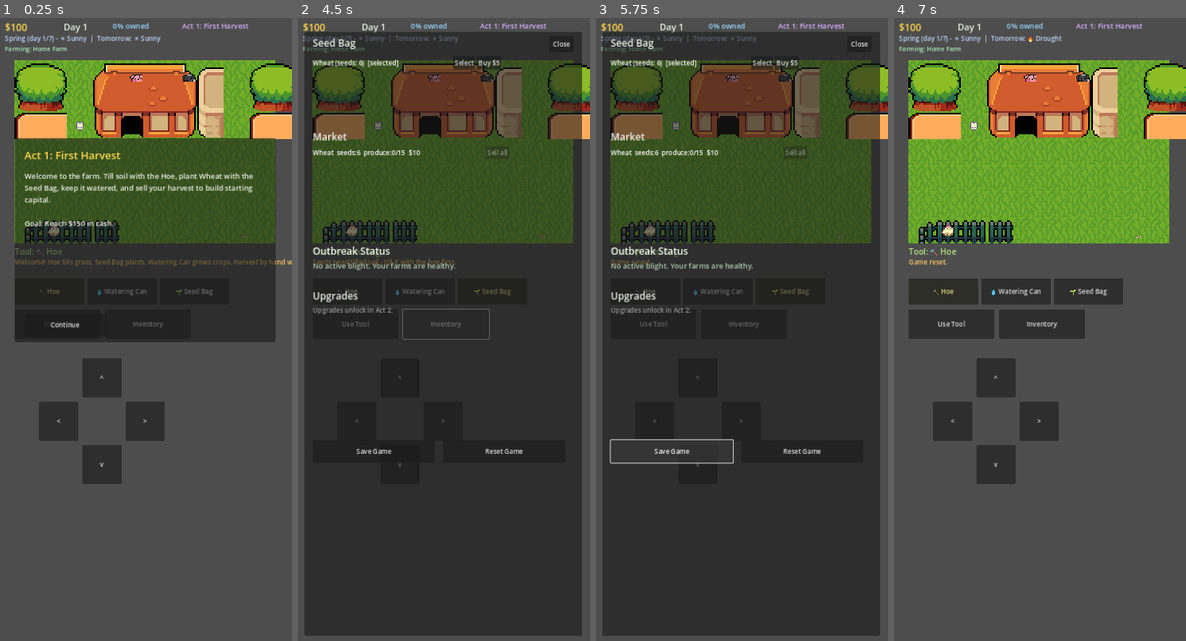
Above: before the commit, frames 1-4 (left to right).
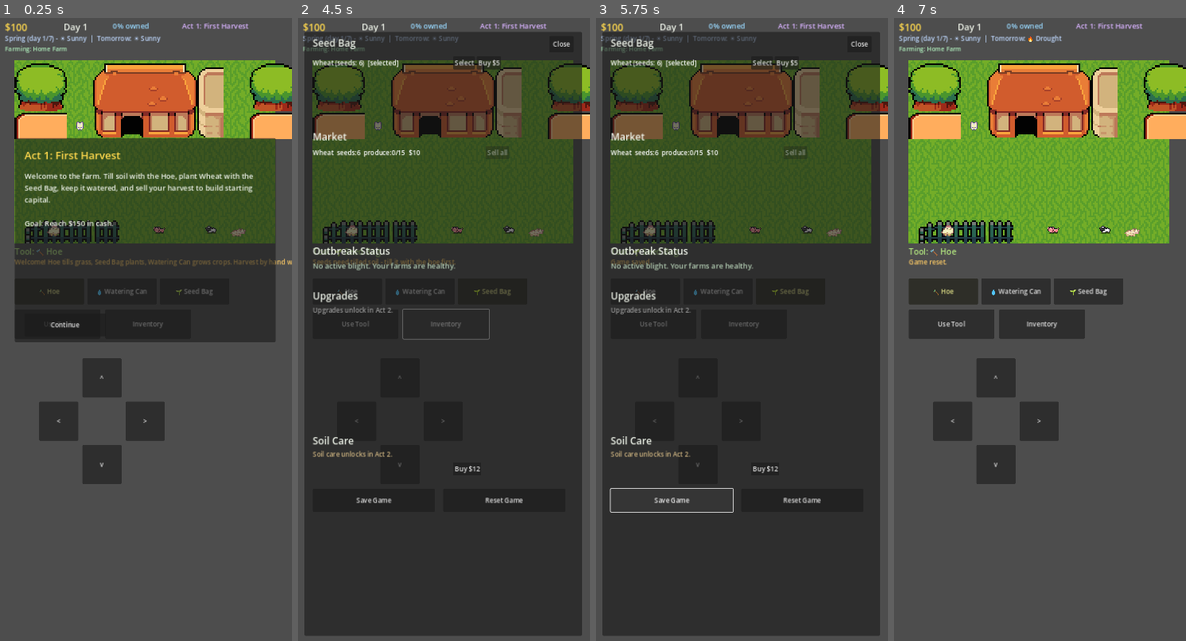
Above: after the commit, the same moments.

Repository: JLA92-bit/JLAProjects
Game: Godot game, scene res://scenes/Main.tscn
Same seed, same stepped clock (60 frames per second), same inputs: the game is played once before the commit and once after it.
Inputs:
- Up to frame 1 (0.25 s): no input
- Up to frame 2 (4.5 s): click "Continue" at 0.5 s; click "🔨 Hoe" at 1.25 s; click "💧 Watering Can" at 2 s; click "🌱 Seed Bag" at 2.75 s; click "Use Tool" at 3.5 s; click "Inventory" at 4.25 s
- Up to frame 3 (5.75 s): click "Save Game" at 5 s
- Up to frame 4 (7 s): click "Reset Game" at 5.75 s; click "Continue" at 6.5 s

The runs differ from the first frame. In frame 1, 0.2% of the frame differs, in the area x 44-85%, y 8-36%; in frame 2, 0.8%; in frame 3, 1.1%, in the area x 4-85%, y 8-80%; in frame 4, 0.2%.

Commit message:
Add early-game soil quality/fertilizer system; fix broken animal sprites
Farming depth (early-game tier of the crops/soil/weather audit):
 - Every tile now tracks a soil_quality score (0-100). Harvesting
   degrades it - more if the same crop is replanted, less if rotated
   to a different one - creating a real reason to rotate instead of
   always replanting the most profitable crop. Leaving a tile fallow
   (tilled under, not replanted) slowly regenerates it.
 - Soil quality gates the existing well-tended 2x yield bonus (needs
   Fertile, 70%+) and, once Exhausted (under 40%), risks losing the
   harvest outright - a visible, escalating cost of neglect rather
   than a hidden number.
 - New Fertilizer tool/consumable (Act 2+, alongside Cure Spray)
   restores soil quality directly; a Soil Care panel shows average
   quality and fertilizer stock.
 Disease/pest and crop processing are intentionally deferred - blight
 already covers the disease/pest role, and processing is a bigger
 mid/late-game feature to design separately.

Also fixes genuinely broken decorative sprites found while auditing
assets, not new art:
 - Pig/Sheep sheets are actually a 2x2 grid of 32x32 frames; the code
   used 16x16, cutting each animal into a quarter-sprite (confirmed by
   scanning each sheet's alpha channel for real frame boundaries).
 - The Cow sheet is a 3x2 grid of 32x32 frames; the code used a
   guessed, non-integer 19x16 frame size that doesn't divide the sheet
   evenly, sampling the wrong pixels entirely.
 - Pig and Sheep were also positioned directly on top of the house
   model; moved to the open bottom row with the other animals.

Diff:
--- a/godot/scripts/Main.gd
+++ b/godot/scripts/Main.gd
@@ -71,10 +71,27 @@
 	"water": {"name": "Watering Can", "emoji": "💧"},
 	"seed": {"name": "Seed Bag", "emoji": "🌱"},
 	"cure": {"name": "Cure Spray", "emoji": "🧪"},
+	"fertilize": {"name": "Fertilizer", "emoji": "🪴"},
 }
-const TOOL_KEYS := ["hoe", "water", "seed", "cure"]
+const TOOL_KEYS := ["hoe", "water", "seed", "cure", "fertilize"]
 const WILT_DAYS := 3
 const CURE_COST := 15
+
+# ---------- Soil (early-game depth: a single quality score per tile) ----------
+# Planting the same crop repeatedly depletes soil faster than rotating
+# crops; fertilizer restores it directly; leaving a tile fallow (untilled
+# grass) slowly recovers it on its own. Soil quality gates the existing
+# well-tended yield bonus and, when badly exhausted, risks losing the
+# harvest outright - a real reason to rotate crops or invest in fertilizer
+# instead of just replanting the same profitable crop forever.
+const SOIL_DEGRADE_SAME_CROP := 15.0
+const SOIL_DEGRADE_ROTATED := 5.0
+const SOIL_FALLOW_REGEN := 1.0
+const SOIL_FERTILIZE_BOOST := 30.0
+const SOIL_DEPLETED_THRESHOLD := 70.0
+const SOIL_EXHAUSTED_THRESHOLD := 40.0
+const SOIL_EXHAUSTED_FAIL_CHANCE := 0.3
+const FERTILIZER_COST := 12
 
 const TERRAINS := ["grass", "farmland", "beach", "cliff", "water"]
 const CONTINENTS := [
@@ -108,7 +125,7 @@
 	{
 		"title": "Act 2: The Outbreak Begins",
 		"intro": "A mysterious blight has appeared on the farm! The Cure Spray is now in your toolkit. The world map has opened - stake your first claim in Verdant Plains.",
-		"tools": ["hoe", "water", "seed", "cure"],
+		"tools": ["hoe", "water", "seed", "cure", "fertilize"],
 		"crops": ["wheat", "corn"],
 		"continents": ["Verdant Plains"],
 		"blight": true,
@@ -117,7 +134,7 @@
 	{
 		"title": "Act 3: Expanding Empire",
 		"intro": "Your empire is spreading. Tomatoes fetch a fine price, and three more continents are open for the taking.",
-		"tools": ["hoe", "water", "seed", "cure"],
+		"tools": ["hoe", "water", "seed", "cure", "fertilize"],
 		"crops": ["wheat", "corn", "tomato"],
 		"continents": ["Verdant Plains", "Sunspire Coast", "Ironcrest Highlands", "Blueriver Delta"],
 		"blight": true,
@@ -126,7 +143,7 @@
 	{
 		"title": "Act 4: World Domination",
 		"intro": "Every continent is in play. Finish what you started.",
-		"tools": ["hoe", "water", "seed", "cure"],
+		"tools": ["hoe", "water", "seed", "cure", "fertilize"],
 		"crops": ["wheat", "corn", "tomato"],
 		"continents": ["Verdant Plains", "Sunspire Coast", "Ironcrest Highlands", "Blueriver Delta"],
 		"blight": true,
@@ -139,6 +156,7 @@
 var day := 1
 var day_progress := 0.0
 var seeds := {"wheat": 6, "corn": 2, "tomato": 0}
+var fertilizer := 3
 var produce := {"wheat": 0, "corn": 0, "tomato": 0}
 var prices := {"wheat": 10, "corn": 22, "tomato": 45}
 var selected_crop := "wheat"
@@ -194,6 +212,8 @@
 var market_rows_container: VBoxContainer
 var upgrade_rows_container: VBoxContainer
 var blight_label: Label
+var soil_label: Label
+var fertilizer_label: Label
 
 var map_panel: Panel
 var map_summary_label: Label
@@ -259,7 +279,7 @@
 	for r in range(ROWS):
 		var row := []
 		for c in range(COLS):
-			row.append({"type": "grass"})
+			row.append({"type": "grass", "soil_quality": 100.0, "last_crop": ""})
 		grid.append(row)
 	return grid
 
@@ -330,11 +350,16 @@
 		s.position = FARM_ORIGIN + Vector2(d["tx"] * TILE, d["ty"] * TILE)
 		add_child(s)
 
+	# Pig/Sheep sheets are a 2x2 grid of 32x32 frames (not 16x16 - that was
+	# cutting each sprite into quarters) and the Cow sheet is a 3x2 grid of
+	# 32x32 frames (not the guessed, non-integer 19x16, which sampled the
+	# wrong pixels entirely). Verified by scanning each sheet's alpha
+	# channel for the actual frame gaps rather than assuming a grid size.
 	var animal_deco = [
-		{"tex": "pig", "tx": 4, "ty": 0, "frame_w": 16, "frame_h": 16},
-		{"tex": "sheep", "tx": 6, "ty": 0, "frame_w": 16, "frame_h": 16},
+		{"tex": "pig", "tx": 5, "ty": 6, "frame_w": 32, "frame_h": 32},
+		{"tex": "sheep", "tx": 7, "ty": 6, "frame_w": 32, "frame_h": 32},
 		{"tex": "chicken", "tx": 1, "ty": 6, "frame_w": 16, "frame_h": 16},
-		{"tex": "cow", "tx": 8, "ty": 6, "frame_w": 19, "frame_h": 16},
+		{"tex": "cow", "tx": 8, "ty": 6, "frame_w": 32, "frame_h": 32},
 	]
 	for d in animal_deco:
 		var s := _make_pixel_sprite(textures[d["tex"]])
@@ -395,6 +420,7 @@
 			KEY_2: _select_tool("water")
 			KEY_3: _select_tool("seed")
 			KEY_4: _select_tool("cure")
+			KEY_5: _select_tool("fertilize")
 
 func _facing_tile() -> Vector2i:
 	var tx := int(round(player_pos.x / TILE))
@@ -434,15 +460,23 @@
 			_log("That crop is blighted - harvest yields nothing. Cure it or till it under.")
 			tile["type"] = "grass"
 		else:
-			var well_tended = tile.get("times_watered", 0) >= CROPS[tile["crop"]]["grow_days"]
-			var amount = 2 if well_tended else 1
-			var cap = _storage_cap()
-			if produce[tile["crop"]] + amount > cap:
-				_log("Storage is full for %s (%d/%d) - sell some or upgrade your silo." % [CROPS[tile["crop"]]["name"], produce[tile["crop"]], cap])
-				return
-			produce[tile["crop"]] += amount
-			_log("Harvested %dx %s%s." % [amount, CROPS[tile["crop"]]["name"], " (well-tended bonus!)" if well_tended else ""])
-			tile["type"] = "soil"
+			var sq: float = tile.get("soil_quality", 100.0)
+			if sq < SOIL_EXHAUSTED_THRESHOLD and randf() < SOIL_EXHAUSTED_FAIL_CHANCE:
+				_log("The exhausted soil ruined this %s harvest - fertilize or rotate crops here." % CROPS[tile["crop"]]["name"])
+				tile["type"] = "soil"
+			else:
+				var well_tended = tile.get("times_watered", 0) >= CROPS[tile["crop"]]["grow_days"] and sq >= SOIL_DEPLETED_THRESHOLD
+				var amount = 2 if well_tended else 1
+				var cap = _storage_cap()
+				if produce[tile["crop"]] + amount > cap:
+					_log("Storage is full for %s (%d/%d) - sell some or upgrade your silo." % [CROPS[tile["crop"]]["name"], produce[tile["crop"]], cap])
+					return
+				produce[tile["crop"]] += amount
+				_log("Harvested %dx %s%s." % [amount, CROPS[tile["crop"]]["name"], " (well-tended bonus!)" if well_tended else ""])
+				tile["type"] = "soil"
+			var same_crop = tile.get("last_crop", "") == tile["crop"]
+			tile["soil_quality"] = max(0.0, sq - (SOIL_DEGRADE_SAME_CROP if same_crop else SOIL_DEGRADE_ROTATED))
+			tile["last_crop"] = tile["crop"]
 		_update_tile_visual(f.y, f.x)
 		_refresh_inventory_panel()
 		return
@@ -515,6 +549,16 @@
 			else:
 				_log("Nothing to cure here.")
 				return
+		"fertilize":
+			if tile["type"] == "grass":
+				_log("Nothing to fertilize here - till it first.")
+				return
+			if fertilizer <= 0:
+				_log("No fertilizer left! Buy more.")
+				return
+			fertilizer -= 1
+			tile["soil_quality"] = min(100.0, tile.get("soil_quality", 100.0) + SOIL_FERTILIZE_BOOST)
+			_log("Fertilized the soil (now %d%%)." % int(round(tile["soil_quality"])))
 	_update_tile_visual(f.y, f.x)
 	_refresh_all()
 
@@ -566,6 +610,9 @@
 	for r in range(ROWS):
 		for c in range(COLS):
 			var t: Dictionary = t_grid[r][c]
+			if t["type"] == "grass":
+				t["soil_quality"] = min(100.0, t.get("soil_quality", 100.0) + SOIL_FALLOW_REGEN)
+				continue
 			if t["type"] != "planted":
 				continue
 			if auto_watered:
@@ -952,8 +999,28 @@
 	upgrade_rows_container.size = Vector2(640, 300)
 	inventory_panel.add_child(upgrade_rows_container)
 
-	_add_button(inventory_panel, "Save Game", Vector2(20, 1000), Vector2(300, 56), _on_save_button_pressed)
-	_add_button(inventory_panel, "Reset Game", Vector2(340, 1000), Vector2(300, 56), func(): _reset_game())
+	_add_label(inventory_panel, "Soil Care", Vector2(20, 985), Vector2(400, 30), 24)
+	soil_label = _add_label(inventory_panel, "", Vector2(20, 1023), Vector2(640, 26), 16, Color(0.8, 0.7, 0.5))
+	var fert_row := HBoxContainer.new()
+	fert_row.position = Vector2(20, 1055)
+	inventory_panel.add_child(fert_row)
+	fertilizer_label = Label.new()
+	fertilizer_label.custom_minimum_size = Vector2(340, 0)
+	fert_row.add_child(fertilizer_label)
+	var fert_buy_btn := Button.new()
+	fert_buy_btn.text = "Buy $%d" % FERTILIZER_COST
+	fert_buy_btn.pressed.connect(func():
+		if cash >= FERTILIZER_COST:
+			cash -= FERTILIZER_COST
+			fertilizer += 1
+			_refresh_all()
+		else:
+			_log("Need $%d for fertilizer." % FERTILIZER_COST)
+	)
+	fert_row.add_child(fert_buy_btn)
+
+	_add_button(inventory_panel, "Save Game", Vector2(20, 1120), Vector2(300, 56), _on_save_button_pressed)
+	_add_button(inventory_panel, "Reset Game", Vector2(340, 1120), Vector2(300, 56), func(): _reset_game())
 
 func _build_map_panel(layer: CanvasLayer) -> void:
 	map_panel = Panel.new()
@@ -1139,6 +1206,28 @@
 				)
 				row.add_child(buy_btn)
 			upgrade_rows_container.add_child(row)
+
+	if current_act < 1:
+		soil_label.text = "Soil care unlocks in Act 2."
+		fertilizer_label.text = ""
+	else:
+		soil_label.text = "Avg soil quality on this plot: %d%% (%s)" % [int(round(_avg_soil_quality())), _soil_quality_label(_avg_soil_quality())]
+		fertilizer_label.text = "Fertilizer: %d in stock (+%d%% quality per use)" % [fertilizer, int(SOIL_FERTILIZE_BOOST)]
+
+func _avg_soil_quality() -> float:
+	var total := 0.0
+	for r in range(ROWS):
+		for c in range(COLS):
+			total += tiles[r][c].get("soil_quality", 100.0)
+	return total / (ROWS * COLS)
+
+func _soil_quality_label(sq: float) -> String:
+	if sq >= SOIL_DEPLETED_THRESHOLD:
+		return "Fertile"
+	elif sq >= SOIL_EXHAUSTED_THRESHOLD:
+		return "Depleted"
+	else:
+		return "Exhausted"
 
 func _refresh_map_panel() -> void:
 	var owned_count = regions.filter(func(r): return r["owned"]).size()
@@ -1284,7 +1373,7 @@
 # ---------- Save / Load ----------
 func _save_game() -> void:
 	var data := {
-		"cash": cash, "day": day, "seeds": seeds, "produce": produce, "prices": prices,
+		"cash": cash, "day": day, "seeds": seeds, "fertilizer": fertilizer, "produce": produce, "prices": prices,
 		"selected_crop": selected_crop, "selected_tool": selected_tool,
 		"current_act": current_act, "victory_shown": victory_shown,
 		"season_idx": season_idx, "season_day": season_day,
@@ -1312,6 +1401,7 @@
 	cash = parsed.get("cash", cash)
 	day = parsed.get("day", day)
 	seeds = parsed.get("seeds", seeds)
+	fertilizer = parsed.get("fertilizer", fertilizer)
 	produce = parsed.get("produce", produce)
 	prices = parsed.get("prices", prices)
 	selected_crop = parsed.get("selected_crop", selected_crop)
@@ -1358,6 +1448,7 @@
 	day = 1
 	day_progress = 0.0
 	seeds = {"wheat": 6, "corn": 2, "tomato": 0}
+	fertilizer = 3
 	produce = {"wheat": 0, "corn": 0, "tomato": 0}
 	prices = {"wheat": 10, "corn": 22, "tomato": 45}
 	selected_crop = "wheat"
